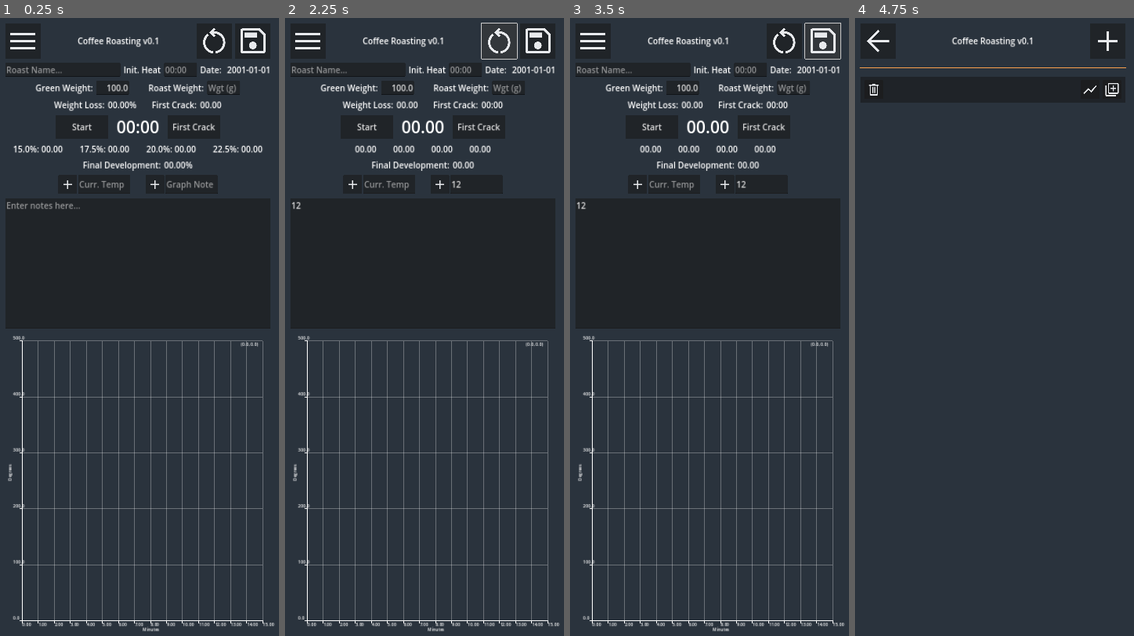
Above: before the commit, frames 1-4 (left to right).
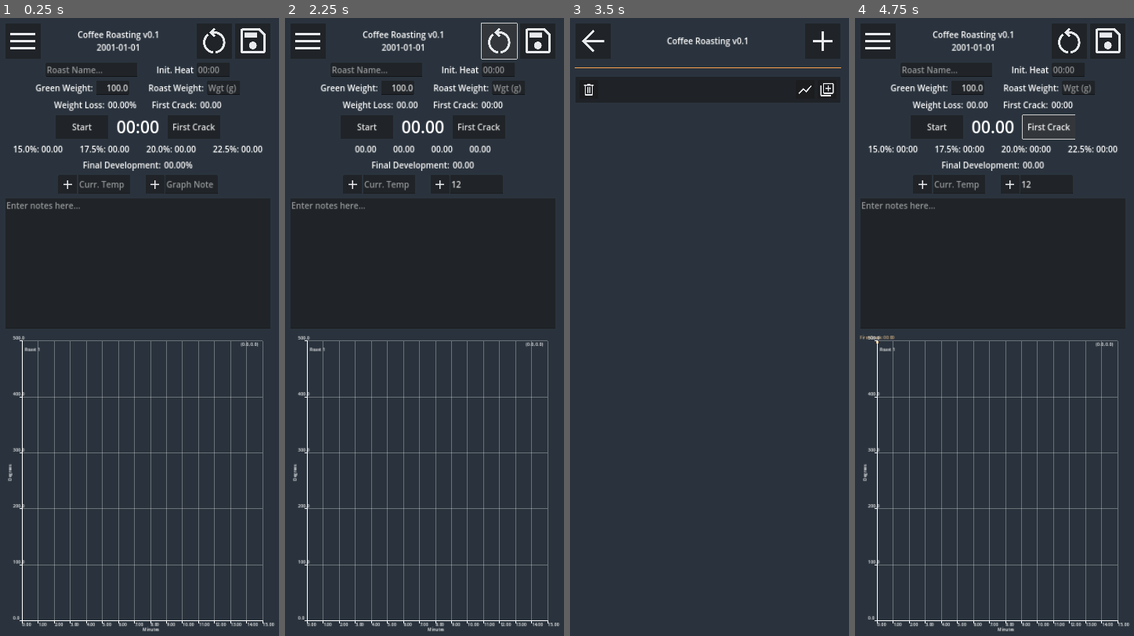
Above: after the commit, the same moments.

Repository: JohannKard/coffee-timer
Game: Godot game, scene res://main.tscn
Same seed, same stepped clock (60 frames per second), same inputs: the game is played once before the commit and once after it.
Inputs (mouse positions are in pixels of both pictures, inside the frame that each line leads up to):
- Up to frame 1 (0.25 s): no input
- Up to frame 2 (2.25 s): click (508, 85) at 0.52 s; type "12" at 0.6 s; click (388, 184) at 0.75 s; type "12" at 0.83 s; click (477, 184) at 0.98 s; type "12" at 1.07 s; click (421, 265) at 1.27 s; type "12" at 1.35 s; click (499, 42) at 2 s
- Up to frame 3 (3.5 s): click (823, 42) at 2.75 s
- Up to frame 4 (4.75 s): click (877, 42) at 3.52 s; click (1047, 129) at 4.25 s, where only the run after the commit has a clickable "First Crack"

The runs differ from the first frame. In frame 1, 1.2% of the frame differs, in the area x 1-97%, y 2-54%; in frame 2, 1.3%; in frame 3, 7.1%; in frame 4, 7.6%, in the area x 1-99%, y 1-100%.

Commit message:
basically done with 0.1

Diff:
--- /dev/null
+++ b/graph_point_data.gd
@@ -0,0 +1,7 @@
+class_name GraphPointData
+extends Resource
+
+@export var label := ""
+@export var label_color: Color
+@export var color: Color
+@export var pos := Vector2.ZERO
--- a/log_entry.gd
+++ b/log_entry.gd
@@ -2,6 +2,8 @@
 extends Control
 
 signal on_view_data_pressed()
+signal on_compare_logs_pressed()
+signal on_delete_pressed()
 
 func set_details(roast_name: String, date: String) -> void:
 	$Container/Details/NameOut.text = roast_name
@@ -10,3 +12,11 @@
 
 func _on_view_btn_pressed() -> void:
 	on_view_data_pressed.emit()
+
+
+func _on_copy_btn_pressed() -> void:
+	on_compare_logs_pressed.emit()
+
+
+func _on_delete_btn_pressed() -> void:
+	on_delete_pressed.emit()
--- a/log_entry.tscn
+++ b/log_entry.tscn
@@ -70,4 +70,6 @@
 layout_mode = 2
 icon = ExtResource("3_wxmud")
 
+[connection signal="pressed" from="Container/Details/DeleteBtn" to="." method="_on_delete_btn_pressed"]
 [connection signal="pressed" from="Container/Details/ViewBtn" to="." method="_on_view_btn_pressed"]
+[connection signal="pressed" from="Container/Details/CopyBtn" to="." method="_on_copy_btn_pressed"]
--- a/log_list.gd
+++ b/log_list.gd
@@ -2,6 +2,11 @@
 extends Control
 
 signal on_view_entry(data: RoastLog)
+signal on_compare_logs(data: RoastLog)
+signal on_delete_log(data: RoastLog)
+signal on_back_pressed()
+signal on_new_pressed()
+
 
 var roast_logs: Array[RoastLog] = []
 
@@ -16,9 +21,27 @@
 		var new_entry: LogEntry = log_entry.instantiate()
 		new_entry.set_details(logs[i].roast_name, logs[i].roast_date)
 		new_entry.on_view_data_pressed.connect(_on_entry_view_clicked.bind(logs[i]))
+		new_entry.on_compare_logs_pressed.connect(_on_compare_logs_pressed.bind(logs[i]))
+		new_entry.on_delete_pressed.connect(_on_delete_pressed.bind(logs[i]))
 		content.add_child(new_entry)
 		roast_logs.push_back(logs[i])
 
 
 func _on_entry_view_clicked(data: RoastLog) -> void:
 	on_view_entry.emit(data)
+
+
+func _on_compare_logs_pressed(data: RoastLog) -> void:
+	on_compare_logs.emit(data)
+
+
+func _on_delete_pressed(data: RoastLog) -> void:
+	on_delete_log.emit(data)
+
+
+func _on_back_btn_pressed() -> void:
+	on_back_pressed.emit()
+
+
+func _on_new_btn_pressed() -> void:
+	on_new_pressed.emit()
--- a/log_list.tscn
+++ b/log_list.tscn
@@ -68,3 +68,6 @@
 [node name="HSeparator" type="HSeparator" parent="Container/Content"]
 layout_mode = 2
 theme_override_styles/separator = SubResource("StyleBoxLine_6ax77")
+
+[connection signal="pressed" from="Container/Content/TopBar/BackBtn" to="." method="_on_back_btn_pressed"]
+[connection signal="pressed" from="Container/Content/TopBar/NewBtn" to="." method="_on_new_btn_pressed"]
--- a/main.gd
+++ b/main.gd
@@ -17,11 +17,14 @@
 
 
 func _save_log(log_res_ref: RoastLog) -> void:
-	var file_path := "user://roasts/" + log_res_ref.roast_name + "_" + Time.get_date_string_from_system() + ".tres"
+	var file_path := "user://roasts/" + log_res_ref.roast_name + "_" + log_res_ref.roast_date + ".tres"
 	var save_result := ResourceSaver.save(log_res_ref, file_path)
 	if save_result != OK:
 		printerr(save_result)
-		save_result = ResourceSaver.save(log_res_ref, file_path + "(2)")
+		#save_result = ResourceSaver.save(log_res_ref, file_path + "(2)")
+	else:
+		roast_logs.push_back(log_res_ref)
+		_on_main_screen_on_menu_click()
 
 
 func _on_main_screen_on_save(log_res_ref: RoastLog) -> void:
@@ -39,3 +42,32 @@
 	$MainScreen.show()
 	$LogList.hide()
 	$MainScreen.load_log(data)
+
+
+func _on_log_list_on_back_pressed() -> void:
+	$MainScreen.show()
+	$LogList.hide()
+
+
+func _on_log_list_on_new_pressed() -> void:
+	$MainScreen.show()
+	$LogList.hide()
+	$MainScreen.reset_all()
+
+
+func _on_log_list_on_compare_logs(data: RoastLog) -> void:
+	$MainScreen.show()
+	$LogList.hide()
+	$MainScreen.load_compare_graph(data)
+
+
+func _on_log_list_on_delete_log(data: RoastLog) -> void:
+	var file_path := "user://roasts/" + data.roast_name + "_" + data.roast_date + ".tres"
+	var access := DirAccess.open("user://roasts")
+	var success := access.remove_absolute(file_path)
+	if success != OK:
+		printerr("Could not delete log: " + file_path)
+	else:
+		var idx := roast_logs.find(data)
+		if idx != -1:
+			roast_logs.remove_at(idx)
--- a/main.tscn
+++ b/main.tscn
@@ -22,4 +22,8 @@
 
 [connection signal="on_menu_click" from="MainScreen" to="." method="_on_main_screen_on_menu_click"]
 [connection signal="on_save" from="MainScreen" to="." method="_on_main_screen_on_save"]
+[connection signal="on_back_pressed" from="LogList" to="." method="_on_log_list_on_back_pressed"]
+[connection signal="on_compare_logs" from="LogList" to="." method="_on_log_list_on_compare_logs"]
+[connection signal="on_delete_log" from="LogList" to="." method="_on_log_list_on_delete_log"]
+[connection signal="on_new_pressed" from="LogList" to="." method="_on_log_list_on_new_pressed"]
 [connection signal="on_view_entry" from="LogList" to="." method="_on_log_list_on_view_entry"]
--- a/main_screen.gd
+++ b/main_screen.gd
@@ -10,6 +10,8 @@
 var timer := 0.0
 
 var plot: PlotItem = null
+var compare_plot: PlotItem = null
+var event_point_nodes: Array[GraphPoint] = []
 
 var _graph_point := preload("res://graph_point.tscn")
 
@@ -26,7 +28,7 @@
 @onready var note_in: LineEdit = $Container/Content/GraphControls/NoteIn
 @onready var general_notes_in: TextEdit = $Container/Content/GenNoteIn
 
-@onready var date_out: Label = $Container/Content/RoastInfo/DateOut
+@onready var date_out: Label = $Container/Content/TopBar/AppDetails/DateOut
 @onready var wgt_loss_out: Label = $Container/Content/RoastResults/WeightLossOut
 @onready var first_crack_out: Label = $Container/Content/RoastResults/FirstCrackOut
 @onready var timer_display: Label = $Container/Content/RoastingTimes/TimerGroup/TimerDisplay
@@ -41,6 +43,7 @@
 	data = RoastLog.new()
 	grn_wgt_in.text_changed.connect(_on_weight_text_changed)
 	rst_wgt_in.text_changed.connect(_on_weight_text_changed)
+	_reset_plot()
 
 
 func _process(delta: float) -> void:
@@ -49,7 +52,22 @@
 		timer_display.text = _get_time_text(timer)
 
 
+func _reset_plot() -> void:
+	if plot != null:
+		graph.remove_plot_item(plot)
+	plot = graph.add_plot_item("Roast 1", Color.GREEN, 1.0)
+	var pt = Vector2(0, 70)
+	plot.add_point(pt)
+	data.points.push_back(pt)
+
+
 func load_log(log_in: RoastLog) -> void:
+	# Reset timer on load
+	timer = data.final_roast_time
+	start_btn_status = false
+	start_btn.text = "Start"
+
+	# Load log data
 	data = log_in
 	name_in.text = data.roast_name
 	roast_setting_in.text = data.initial_roaster_heat
@@ -57,18 +75,33 @@
 	rst_wgt_in.text = str(data.roast_wgt)
 	date_out.text = data.roast_date
 	wgt_loss_out.text = str(data.wgt_loss)
-	first_crack_out.text = str(data.first_crack_time)
-	timer_display.text = str(data.final_roast_time)
-	development_out.text = str(data.development_percentage)
+	first_crack_out.text = _get_time_text(data.first_crack_time)
+	timer_display.text = _get_time_text(data.final_roast_time)
+	development_out.text = _get_time_text(data.development_percentage)
 	general_notes_in.text = data.general_notes
 	_calculate_development()
-	if plot == null:
-		plot = graph.add_plot_item("Roast 1", Color.GREEN, 1.0)
+
+	# Set plot points
+	event_point_nodes.clear()
+	if plot != null:
+		graph.remove_all()
+	plot = graph.add_plot_item("Roast 1", Color.GREEN, 1.0)
 	for pt in data.points:
 		plot.add_point(pt)
 	for pt in data.event_points:
-		plot.add_event_point(pt)
-		# TODO: fix this since it can't save node info, needs to be raw data to reinit
+		plot.add_event_point(_crete_new_event_point_from_data(pt))
+
+
+func load_compare_graph(log_in: RoastLog) -> void:
+	if compare_plot != null:
+		graph.remove_plot_item(compare_plot)
+	compare_plot = graph.add_plot_item(log_in.roast_name, Color.FIREBRICK, 1.0)
+	for pt in log_in.points:
+		compare_plot.add_point(pt)
+	for pt in log_in.event_points:
+		pt.color = Color.FIREBRICK
+		pt.label_color = Color.FIREBRICK
+		compare_plot.add_event_point(_crete_new_event_point_from_data(pt))
 
 
 func _calculate_development() -> void:
@@ -84,12 +117,24 @@
 
 
 func _crete_new_event_point(pos: Vector2, lbl: String, color: Color, font_color: Color = Color.WHITE) -> GraphPoint:
+	var pt_data := GraphPointData.new()
+	pt_data.color = color
+	pt_data.label = lbl
+	pt_data.label_color = font_color
+	pt_data.pos = pos
+	data.event_points.push_back(pt_data)
+	var pt_scn = _crete_new_event_point_from_data(pt_data)
+	return pt_scn
+
+
+func _crete_new_event_point_from_data(pt_data: GraphPointData) -> GraphPoint:
 	var pt_scn := _graph_point.instantiate()
-	if pos.y == 0:
-		pos.y = 500.0
-	pt_scn.position = pos
-	pt_scn.set_label.call_deferred(lbl, font_color)
-	pt_scn.set_color.call_deferred(color)
+	if pt_data.pos.y == 0:
+		pt_data.pos.y = 500.0
+	pt_scn.position = pt_data.pos
+	pt_scn.set_label.call_deferred(pt_data.label, pt_data.label_color)
+	pt_scn.set_color.call_deferred(pt_data.color)
+	event_point_nodes.push_back(pt_scn)
 	return pt_scn
 
 
@@ -118,8 +163,6 @@
 	first_crack_out.text = _get_time_text(data.first_crack_time)
 	_calculate_development()
 	#first_crack_btn.disabled = true
-	if plot == null:
-		plot = graph.add_plot_item("Roast 1", Color.GREEN, 1.0)
 	var temp_time := timer
 	var temp_reading := float(temp_in.text)
 	var new_pt := _crete_new_event_point(
@@ -129,7 +172,6 @@
 		Color.BURLYWOOD
 	)
 	plot.add_event_point(new_pt, temp_reading != 0.0)
-	data.event_points.push_back(new_pt)
 	temp_in.text = ""
 
 
@@ -144,11 +186,6 @@
 
 func _on_add_temp_btn_pressed() -> void:
 	var pt: Vector2
-	if plot == null:
-		plot = graph.add_plot_item("Roast 1", Color.GREEN, 1.0)
-		pt = Vector2(0, 70)
-		plot.add_point(pt)
-		data.points.push_back(pt)
 	var temp_time := timer
 	var temp_reading := float(temp_in.text)
 	if temp_reading == 0.0:
@@ -160,8 +197,6 @@
 
 
 func _on_add_note_btn_pressed() -> void:
-	if plot == null:
-		plot = graph.add_plot_item("Roast 1", Color.GREEN, 1.0)
 	var temp_reading := float(temp_in.text)
 	var temp_time := timer
 	var note := note_in.text
@@ -176,39 +211,41 @@
 	if temp_reading != 0.0:
 		data.points.push_back(new_pt.position)
 	plot.add_event_point(new_pt, temp_reading != 0.0)
-	data.event_points.push_back(new_pt)
 	temp_in.text = ""
 	note_in.text = ""
 
 
 func _on_save_btn_pressed() -> void:
+	data.initial_roaster_heat = roast_setting_in.text
 	data.roast_name = name_in.text
 	data.general_notes = general_notes_in.text
 	on_save.emit(data)
 
 
 func _on_reset_btn_pressed() -> void:
-	_reset_all()
+	reset_all()
 
 
 func _on_menu_btn_pressed() -> void:
 	on_menu_click.emit()
 
 
-func _reset_all() -> void:
+func reset_all() -> void:
 	start_btn_status = false
 	start_btn.text = "Start"
 	timer = 0.0
-	for pt in data.event_points:
+	for pt in event_point_nodes:
 		pt.queue_free()
 	data = RoastLog.new()
 	graph.remove_all()
+	_reset_plot()
 
 	name_in.text = ""
 	roast_setting_in.text = ""
 	grn_wgt_in.text = "100.0"
 	rst_wgt_in.text = ""
 	temp_in.text = ""
+	general_notes_in.text = ""
 
 	date_out.text = "2001-01-01"
 	wgt_loss_out.text = "00.00"
--- a/main_screen.tscn
+++ b/main_screen.tscn
@@ -53,13 +53,24 @@
 layout_mode = 2
 icon = ExtResource("1_2wytl")
 
-[node name="Title" type="Label" parent="Container/Content/TopBar"]
+[node name="AppDetails" type="VBoxContainer" parent="Container/Content/TopBar"]
+layout_mode = 2
+size_flags_horizontal = 3
+alignment = 1
+
+[node name="Title" type="Label" parent="Container/Content/TopBar/AppDetails"]
 layout_mode = 2
 size_flags_horizontal = 3
 text = "Coffee Roasting v0.1"
 label_settings = SubResource("LabelSettings_nix1x")
 horizontal_alignment = 1
 
+[node name="DateOut" type="Label" parent="Container/Content/TopBar/AppDetails"]
+layout_mode = 2
+theme_override_font_sizes/font_size = 32
+text = "2001-01-01"
+horizontal_alignment = 1
+
 [node name="ResetBtn" type="Button" parent="Container/Content/TopBar"]
 layout_mode = 2
 icon = ExtResource("3_p3a7j")
@@ -71,11 +82,11 @@
 [node name="RoastInfo" type="HBoxContainer" parent="Container/Content"]
 layout_mode = 2
 theme_override_constants/separation = 12
+alignment = 1
 
 [node name="NameIn" type="LineEdit" parent="Container/Content/RoastInfo"]
-custom_minimum_size = Vector2(150, 0)
-layout_mode = 2
-size_flags_horizontal = 3
+custom_minimum_size = Vector2(350, 0)
+layout_mode = 2
 theme_override_font_sizes/font_size = 32
 placeholder_text = "Roast Name..."
 context_menu_enabled = false
@@ -85,6 +96,10 @@
 selecting_enabled = false
 drag_and_drop_selection_enabled = false
 
+[node name="Control" type="Control" parent="Container/Content/RoastInfo"]
+custom_minimum_size = Vector2(50, 0)
+layout_mode = 2
+
 [node name="Label" type="Label" parent="Container/Content/RoastInfo"]
 layout_mode = 2
 theme_override_font_sizes/font_size = 32
@@ -94,16 +109,6 @@
 layout_mode = 2
 theme_override_font_sizes/font_size = 32
 placeholder_text = "00:00"
-
-[node name="DateLbl" type="Label" parent="Container/Content/RoastInfo"]
-layout_mode = 2
-theme_override_font_sizes/font_size = 32
-text = "Date: "
-
-[node name="DateOut" type="Label" parent="Container/Content/RoastInfo"]
-layout_mode = 2
-theme_override_font_sizes/font_size = 32
-text = "2001-01-01"
 
 [node name="WgtDetails" type="HBoxContainer" parent="Container/Content"]
 layout_mode = 2
--- a/roast_log.gd
+++ b/roast_log.gd
@@ -11,5 +11,5 @@
 @export var wgt_loss := 0.0
 @export var development_percentage := 0.0
 @export var points: Array[Vector2] = []
-@export var event_points := [] #Type is GraphPoint (but can't export it)
+@export var event_points: Array[GraphPointData] = [] #Type is GraphPoint (but can't export it)
 @export var general_notes := ""
